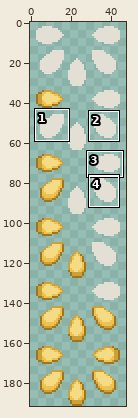
Sprite sheet -- data/sprites/menus/pumpkin_seeds.png. Above, an overview of the earlier version with the close-up marked.
Close-up. Before the commit:
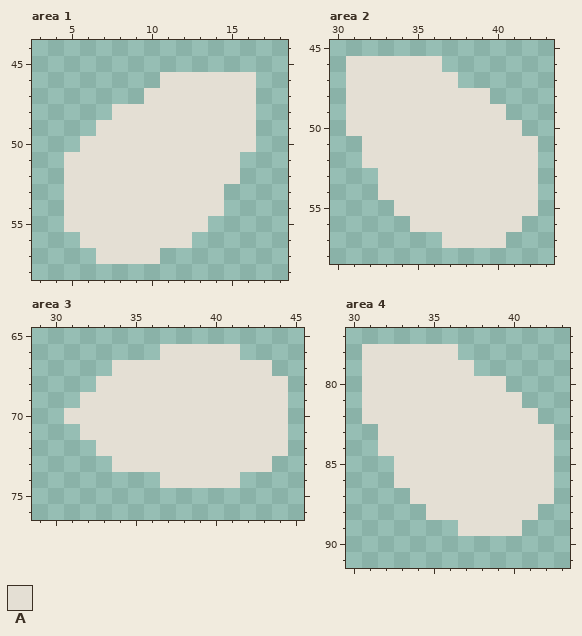
The file is 48x192 pixels. Shown: area 1: x 3..18, y 44..58; area 2: x 30..43, y 45..58; area 3: x 29..45, y 65..76; area 4: x 30..43, y 77..91. The commit also changed other parts of the picture, which this record leaves out.
Palette (. is transparent): A #e4dfd4
Pixels before, area 1, first column x 5:
46 ......AAAAAA
47 .....AAAAAAA
48 ...AAAAAAAAA
49 ..AAAAAAAAAA
50 .AAAAAAAAAAA
51 AAAAAAAAAAA.
52 AAAAAAAAAAA.
53 AAAAAAAAAA..
54 AAAAAAAAAA..
55 AAAAAAAAA...
56 .AAAAAAA....
57 ..AAAA......
Pixels before, area 2, first column x 31:
46 AAAAAA......
47 AAAAAAA.....
48 AAAAAAAAA...
49 AAAAAAAAAA..
50 AAAAAAAAAAA.
51 .AAAAAAAAAAA
52 .AAAAAAAAAAA
53 ..AAAAAAAAAA
54 ..AAAAAAAAAA
55 ...AAAAAAAAA
56 ....AAAAAAA.
57 ......AAAA..
Pixels before, area 3, first column x 31:
66 ......AAAAA...
67 ...AAAAAAAAAA.
68 ..AAAAAAAAAAAA
69 .AAAAAAAAAAAAA
70 AAAAAAAAAAAAAA
71 .AAAAAAAAAAAAA
72 ..AAAAAAAAAAAA
73 ...AAAAAAAAAA.
74 ......AAAAA...
Pixels before, area 4, first column x 31:
78 AAAAAA......
79 AAAAAAA.....
80 AAAAAAAAA...
81 AAAAAAAAAA..
82 AAAAAAAAAAA.
83 .AAAAAAAAAAA
84 .AAAAAAAAAAA
85 ..AAAAAAAAAA
86 ..AAAAAAAAAA
87 ...AAAAAAAAA
88 ....AAAAAAA.
89 ......AAAA..
Now the later version:
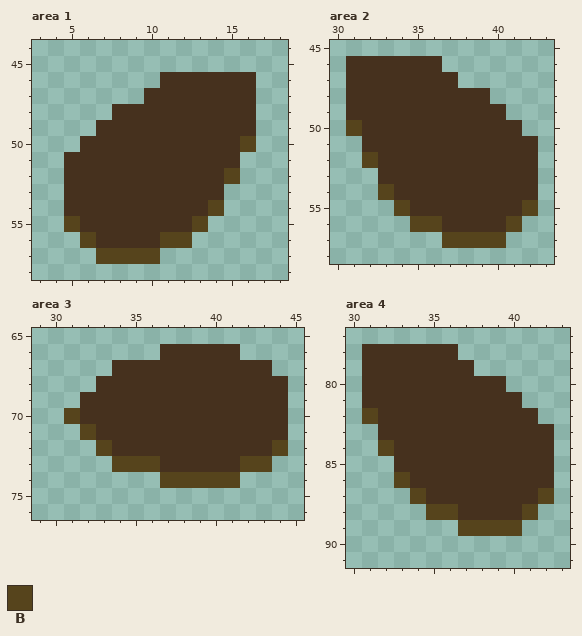
Colours new in this view: B #56441c
The edit:
colour A: #e4dfd4 -> #46311e
Changed rows in their new state; - is a pixel that keeps its letter.
Area 1:
first column x 5:
50 -----------B
52 ----------B-
54 ---------B--
55 B-------B---
56 -B----BB----
57 --BBBB------
Area 2:
first column x 31:
50 B-----------
52 -B----------
54 --B---------
55 ---B-------B
56 ----BB----B-
57 ------BBBB--
Area 3:
first column x 31:
70 B-------------
71 -B------------
72 --B----------B
73 ---BBB-----BB-
74 ------BBBBB---
Area 4:
first column x 31:
82 B-----------
84 -B----------
86 --B---------
87 ---B-------B
88 ----BB----B-
89 ------BBBB--
